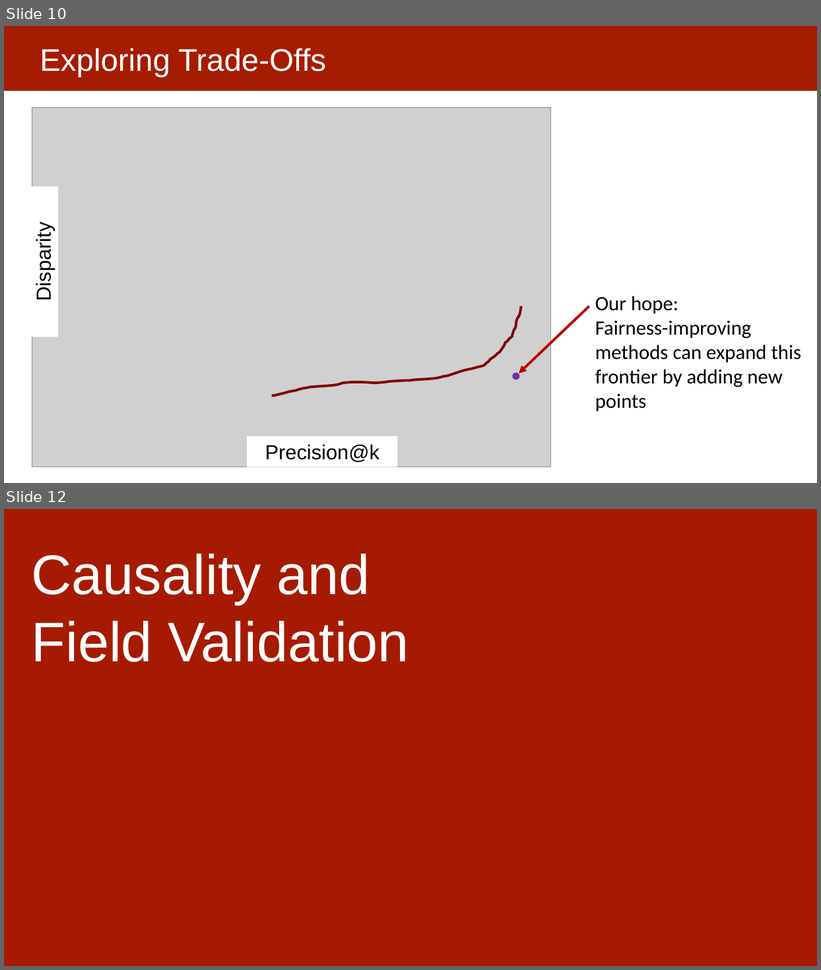
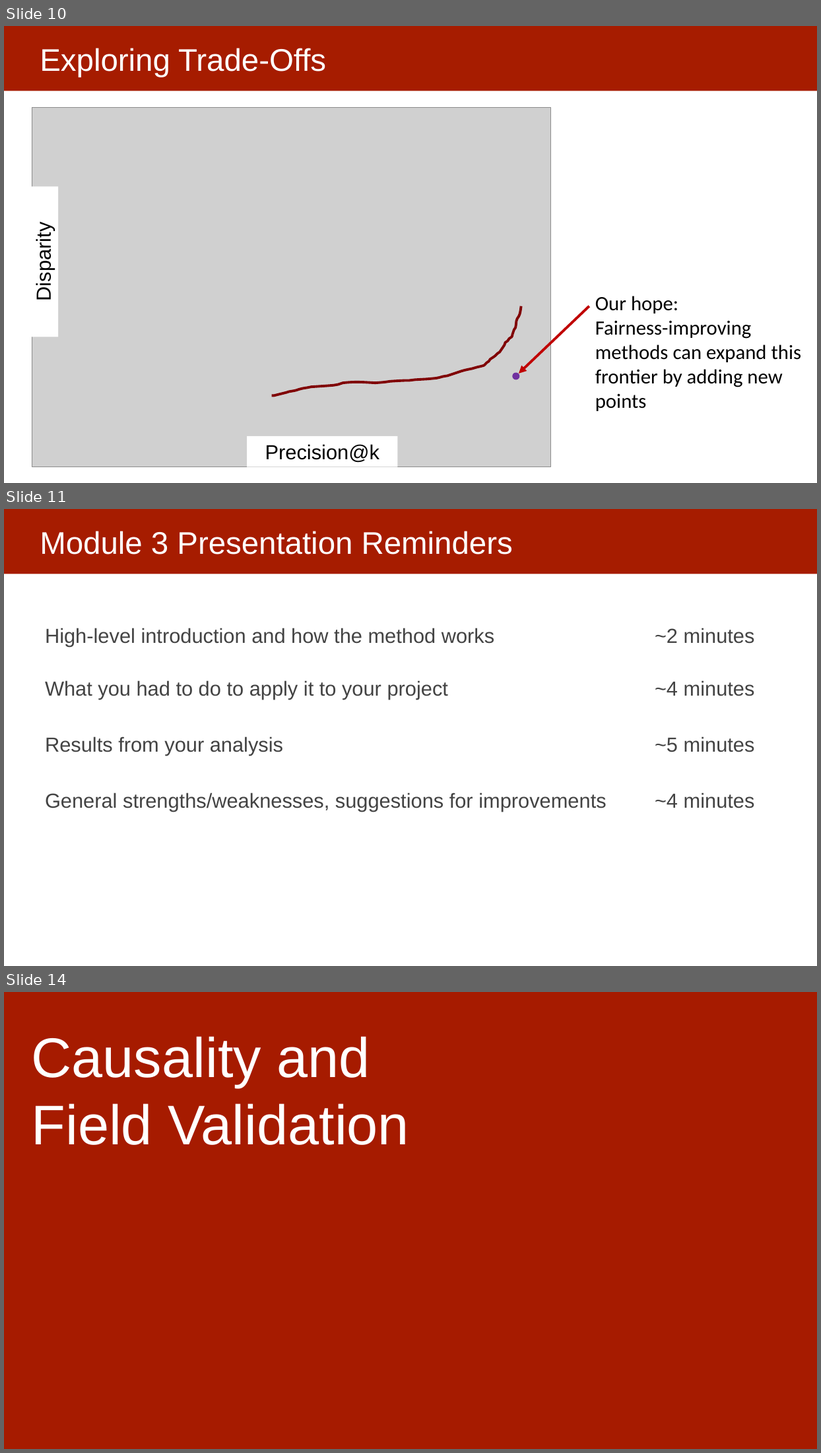
Before and after one commit to dssg/MLinPractice, a slide deck: Lectures/Lecture20-FieldValidation.pptx. Shown one above the other, each under a label of ours: slides 10 and 12 before the commit, slides 10, 11 and 14 after it; the slides between them are not shown. The pictures are 821x970 and 821x1453 pixels, drawn with LibreOffice and Linux fonts; fonts in the diff are those of the drawing; grey boxes stand for pictures. Boxes give left, top, right and bottom in pixels: in the first picture for what was removed or moved away, otherwise in the second. Text is boxed around its words. In the diff, an @@ line names an element or a change of style, - is before the commit and + after.

```diff
--- a/Lectures/Lecture20-FieldValidation.pptx
+++ b/Lectures/Lecture20-FieldValidation.pptx
@@ slide 11 added at box(4, 509, 817, 966), background #FFFFFF; not listed: 1 template element that a slide beside it also shows @@
@@ title added at box(40, 531, 513, 555), 37 pt, text #FFFFFF @@
+Module 3 Presentation Reminders
@@ text added at box(45, 628, 755, 811), 24 pt, text #434343 @@
+High-level introduction and how the method works ~2 minutes
+What you had to do to apply it to your project ~4 minutes
+Results from your analysis ~5 minutes
+General strengths/weaknesses, suggestions for improvements ~4 minutes
@@ what was slide 12 is now slide 14 @@
```
Also in this commit, not shown: 4 slides changed, 9 other slides added.
